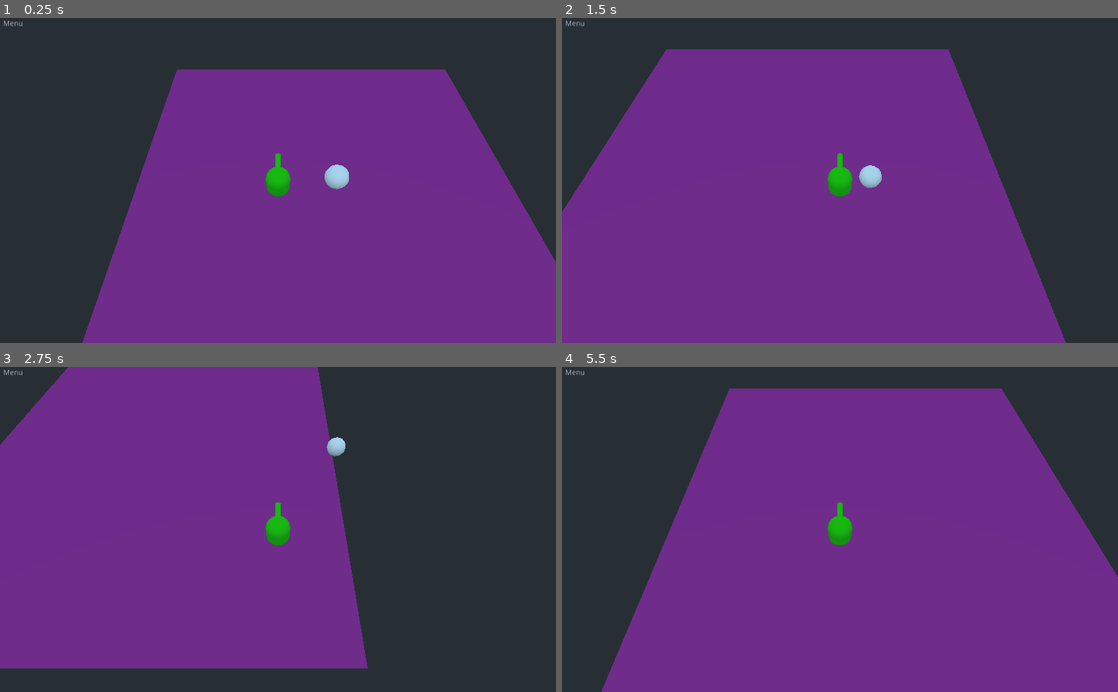
Above: before the commit, frames 1-4 (two rows, left to right).
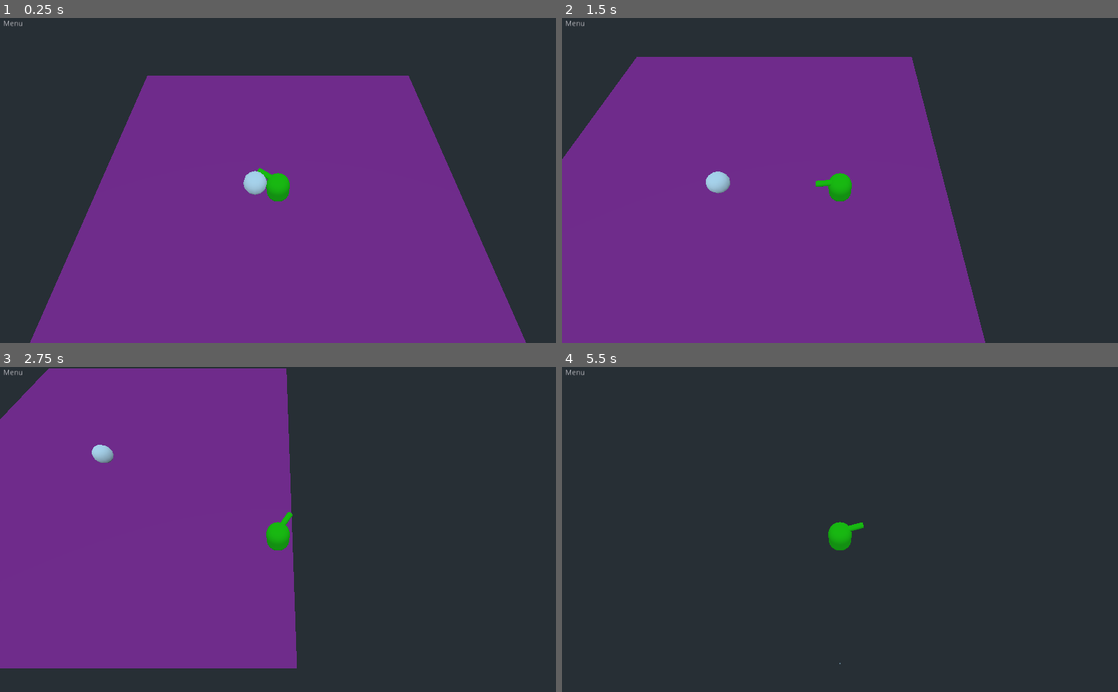
Above: after the commit, the same moments.

Repository: c-dante/godot-jam
Game: Godot game, scene res://FirstScene.tscn
The game is run twice, just before and just after one commit, with the same random seed, the same clock (stepped at 60 frames per second) and the same inputs.
Inputs (mouse positions are in pixels of both pictures, inside the frame that each line leads up to):
- Up to frame 1 (0.25 s): no input
- Up to frame 2 (1.5 s): move the mouse to (962, 164) at 0.52 s; hold D (move_right) 0.53-1.28 s; move the mouse to (728, 196) at 1.27 s; hold S (move_down) from 1.28 s (still down)
- Up to frame 3 (2.75 s): move the mouse to (333, 458) at 2.02 s; release S (move_down) at 2.03 s; hold D (move_right) from 2.03 s (still down)
- Up to frame 4 (5.5 s): move the mouse to (812, 594) at 2.77 s; release D (move_right) at 2.78 s; hold W (move_up) 2.78-3.53 s; move the mouse to (1006, 578) at 3.52 s; hold A (move_left) 3.53-5.03 s; move the mouse to (673, 480) at 4.27 s; move the mouse to (867, 529) at 5.02 s; hold S (move_down) from 5.03 s (still down)

The runs differ from the first frame. In frame 1, 15% of the frame differs, in the area x 5-100%, y 15-100%; in frame 2, 14%; in frame 3, 9.9%; in frame 4, 70%, in the area x 7-100%, y 6-100%.

Commit message:
Using a plane to target with the mouse

Diff:
--- a/FirstScene.tscn
+++ b/FirstScene.tscn
@@ -1,12 +1,21 @@
-[gd_scene load_steps=8 format=2]
+[gd_scene load_steps=11 format=2]
 
 [ext_resource path="res://scenes/Ball.tscn" type="PackedScene" id=1]
 [ext_resource path="res://scenes/Ball.gd" type="Script" id=2]
 [ext_resource path="res://Floor.tscn" type="PackedScene" id=3]
-[ext_resource path="res://player/Player.tscn" type="PackedScene" id=4]
 [ext_resource path="res://src/InputMovement.gd" type="Script" id=5]
 [ext_resource path="res://src/ui/ui.tscn" type="PackedScene" id=6]
 [ext_resource path="res://src/util/TimedLog.gd" type="Script" id=7]
+
+[sub_resource type="CapsuleShape" id=1]
+
+[sub_resource type="CapsuleMesh" id=2]
+
+[sub_resource type="SpatialMaterial" id=3]
+albedo_color = Color( 0.14902, 1, 0, 1 )
+metallic = 0.16
+
+[sub_resource type="CylinderMesh" id=4]
 
 [node name="Main" type="Spatial"]
 
@@ -29,23 +38,41 @@
 transform = Transform( 19.0236, 0, 0, 0, 1.03084, 0, 0, 0, 20.5937, 0, 0, 0 )
 collision_layer = 2148007937
 
-[node name="KinematicBody" parent="." instance=ExtResource( 4 )]
-transform = Transform( 1, 0, 0, 0, 1, 0, 0, 0, 1, 4.70083, 3.01115, 0 )
-script = null
-
-[node name="Controls" type="Node" parent="KinematicBody"]
-script = ExtResource( 5 )
-test = NodePath("../../../Main/TimedLog")
-
-[node name="GimbalCamera" type="Spatial" parent="KinematicBody"]
-transform = Transform( -4.37114e-08, 0, 1, 0, 1, 0, -1, 0, -4.37114e-08, 0, 11, 0 )
-
-[node name="Camera" type="Camera" parent="KinematicBody/GimbalCamera"]
-transform = Transform( -2.18557e-08, -0.866025, 0.5, -3.78552e-08, 0.5, 0.866025, -1, -3.55271e-15, -4.37114e-08, 9.54227, 7.78057, 0 )
-
 [node name="UI" parent="." instance=ExtResource( 6 )]
 playerCamPath = NodePath("../../Main/KinematicBody/GimbalCamera/Camera")
 cam1Path = NodePath("../../Main/Camera")
 
+[node name="Player" type="KinematicBody" parent="."]
+transform = Transform( 1, 0, 0, 0, 1, 0, 0, 0, 1, 0, 5, 0 )
+
+[node name="Controls" type="Node" parent="Player"]
+script = ExtResource( 5 )
+meshPath = NodePath("../mesh")
+
+[node name="CollisionShape" type="CollisionShape" parent="Player"]
+transform = Transform( 1, 0, 0, 0, -4.37114e-08, 1, 0, -1, -4.37114e-08, 0, 0, 0 )
+shape = SubResource( 1 )
+
+[node name="mesh" type="Spatial" parent="Player"]
+
+[node name="body" type="CSGMesh" parent="Player/mesh"]
+transform = Transform( 1, 0, 0, 0, -4.37114e-08, 1, 0, -1, -4.37114e-08, 0, 0, 0 )
+mesh = SubResource( 2 )
+material = SubResource( 3 )
+
+[node name="front-indicator" type="CSGMesh" parent="Player/mesh"]
+transform = Transform( 0.25, 0, 0, 0, -1.62921e-07, -0.25, 0, 1, -4.07302e-08, 0, 1, -1 )
+mesh = SubResource( 4 )
+material = SubResource( 3 )
+__meta__ = {
+"_editor_description_": ""
+}
+
+[node name="GimbalCamera" type="Spatial" parent="Player"]
+transform = Transform( -4.37114e-08, 0, 1, 0, 1, 0, -1, 0, -4.37114e-08, 0, 10, 0 )
+
+[node name="Camera" type="Camera" parent="Player/GimbalCamera"]
+transform = Transform( -2.18557e-08, -0.866025, 0.5, -3.78552e-08, 0.5, 0.866025, -1, -3.55271e-15, -4.37114e-08, 9.54227, 7.78057, 0 )
+
 [node name="Camera" type="Camera" parent="."]
-transform = Transform( -0.0917683, -0.616427, 0.782046, 0.0763278, 0.778695, 0.622742, -0.992851, 0.11684, -0.024409, 12.8223, 10.0136, 0.468596 )
+transform = Transform( -0.981794, -0.156289, 0.107958, 0.0987177, 0.0657456, 0.992941, -0.162283, 0.985521, -0.0491201, 4.05965, 52.521, -2.59226 )
--- a/player/Player.tscn
+++ b/player/Player.tscn
@@ -1,6 +1,4 @@
-[gd_scene load_steps=6 format=2]
-
-[ext_resource path="res://player/Player.gd" type="Script" id=1]
+[gd_scene load_steps=5 format=2]
 
 [sub_resource type="CapsuleShape" id=1]
 
@@ -13,7 +11,6 @@
 [sub_resource type="CylinderMesh" id=4]
 
 [node name="Player" type="KinematicBody"]
-script = ExtResource( 1 )
 
 [node name="CollisionShape" type="CollisionShape" parent="."]
 transform = Transform( 1, 0, 0, 0, -4.37114e-08, 1, 0, -1, -4.37114e-08, 0, 2, 0 )
--- a/src/InputMovement.gd
+++ b/src/InputMovement.gd
@@ -3,13 +3,17 @@
 
 onready var view = get_viewport()
 
-var ray_length = 1000
-export (NodePath) var test
+export (NodePath) var meshPath
+
+var mesh: Spatial
+var plane: Plane = Plane(Vector3.UP, 0)
+
 func _ready():
-	print(Global.test())
+	mesh = get_node(meshPath)
 
-func _physics_process(delta):
+func _physics_process(_delta):
 	var camera = view.get_camera()
+	plane.d = node.transform.origin.y
 
 	# Handle camera based movement
 	var cameraTransform = camera.get_global_transform()
@@ -25,7 +29,8 @@
 	# Player rotation to mouse target
 	var mouse = get_viewport().get_mouse_position()
 	var from = camera.project_ray_origin(mouse)
-	var to = from + camera.project_ray_normal(mouse) * ray_length
-	var space_state = node.get_world().direct_space_state
-	var intersections = space_state.intersect_ray(from, to, [], 1 << 19)
-	$"/root/Main/TimedLog".print(intersections)
+	var facing = plane.intersects_ray(from, camera.project_ray_normal(mouse))
+
+	# Set the position's y to the player's y
+	facing.y = mesh.global_transform.origin.y
+	mesh.look_at(facing, Vector3.UP)
--- a/src/util/TimedLog.gd
+++ b/src/util/TimedLog.gd
@@ -2,7 +2,7 @@
 
 var startAgain = false
 
-func _physics_process(delta):
+func _physics_process(_delta):
 	if startAgain && is_stopped():
 		startAgain = false
 		start(wait_time)
